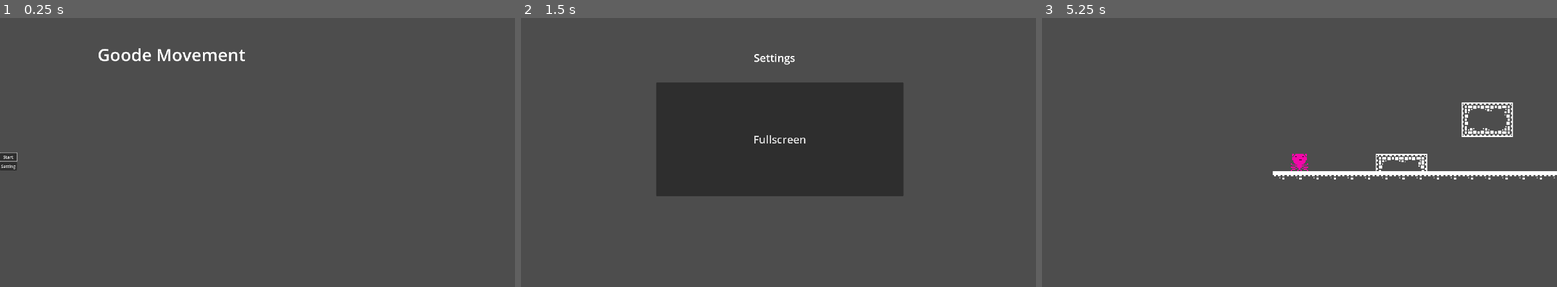
Above: before the commit, frames 1-3 (left to right).
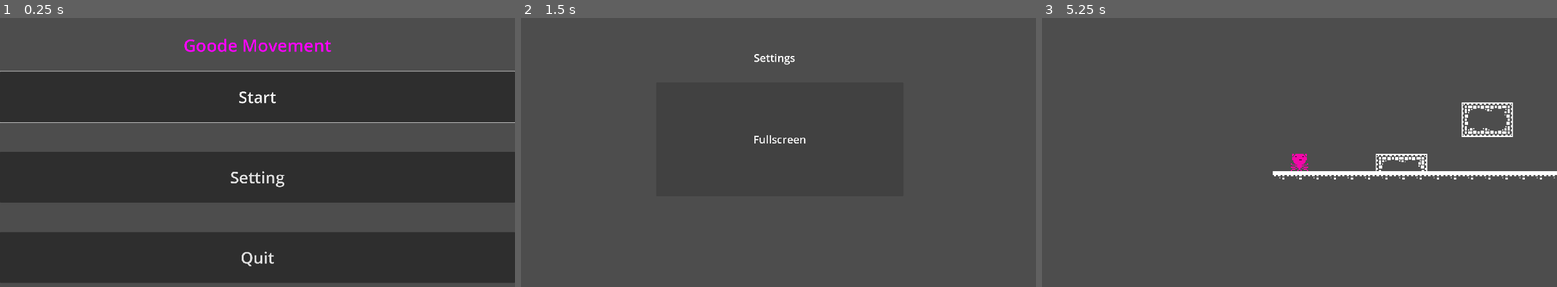
Above: after the commit, the same moments.

Repository: Allophycocyanin/GoodeMovement
Game: Godot game, scene res://main_menu.tscn
The game is run twice, just before and just after one commit, with the same random seed, the same clock (stepped at 60 frames per second) and the same inputs.
Inputs:
- Up to frame 1 (0.25 s): no input
- Up to frame 2 (1.5 s): click "Setting" at 0.5 s; tap Enter at 1.25 s; hold D (move_right) from 1.28 s (still down); tap Shift (sprint) at 1.35 s
- Up to frame 3 (5.25 s): tap Space (jump) at 1.52, 2, 2.27, 3.5, 3.77, 4.52 s; tap Shift (sprint) every 0.75 s from 2.1 to 4.35 s; tap Enter at 2.75, 4.25 s; release D (move_right) at 2.78 s; hold A (move_left) 2.78-3.53 s; hold D (move_right) 3.53-5 s; tap Escape (return_to_main_menu) at 4.9 s; click "Start" at 5 s

The runs differ from the first frame. In frame 1, 58% of the frame differs, in the area x 0-100%, y 7-99%; in frame 2, less than 0.1%; in frame 3, nothing differs.

Commit message:
Menu upgrade

Diff:
--- a/main_menu.gd
+++ b/main_menu.gd
@@ -4,7 +4,7 @@
 # Called when the node enters the scene tree for the first time.
 func _ready():
 	print('Main Menu Ready')
-	$Options/StartButton.grab_focus()
+	$StartButton.grab_focus()
 
 
 # Called every frame. 'delta' is the elapsed time since the previous frame.
@@ -19,3 +19,7 @@
 
 func _on_settings_button_pressed():
 	get_tree().change_scene_to_file('res://settings.tscn')
+
+
+func _on_quit_button_pressed():
+	get_tree().quit()
--- a/main_menu.tscn
+++ b/main_menu.tscn
@@ -4,40 +4,41 @@
 
 [sub_resource type="LabelSettings" id="LabelSettings_rierb"]
 font_size = 64
+font_color = Color(1, 0, 1, 1)
 
 [node name="MainMenu" type="Node2D"]
 script = ExtResource("1_rekwt")
 
 [node name="TitleLabel" type="Label" parent="."]
-offset_top = 70.0
-offset_right = 1280.0
+offset_right = 1920.0
 offset_bottom = 203.0
 text = "Goode Movement"
 label_settings = SubResource("LabelSettings_rierb")
 horizontal_alignment = 1
 vertical_alignment = 1
 
-[node name="Options" type="VFlowContainer" parent="."]
-anchors_preset = 8
-anchor_left = 0.5
-anchor_top = 0.5
-anchor_right = 0.5
-anchor_bottom = 0.5
-offset_top = -6.0
+[node name="StartButton" type="Button" parent="."]
+offset_top = 200.0
 offset_right = 1920.0
-offset_bottom = 1080.0
-grow_horizontal = 2
-grow_vertical = 2
-alignment = 1
-
-[node name="StartButton" type="Button" parent="Options"]
-layout_mode = 2
+offset_bottom = 390.0
+theme_override_font_sizes/font_size = 60
 text = "Start"
 
-[node name="SettingsButton" type="Button" parent="Options"]
-layout_mode = 2
+[node name="SettingsButton" type="Button" parent="."]
+offset_top = 500.0
+offset_right = 1920.0
+offset_bottom = 690.0
+theme_override_font_sizes/font_size = 60
 text = "Setting
 "
 
-[connection signal="pressed" from="Options/StartButton" to="." method="_on_start_button_pressed"]
-[connection signal="pressed" from="Options/SettingsButton" to="." method="_on_settings_button_pressed"]
+[node name="QuitButton" type="Button" parent="."]
+offset_top = 800.0
+offset_right = 1920.0
+offset_bottom = 990.0
+theme_override_font_sizes/font_size = 60
+text = "Quit"
+
+[connection signal="pressed" from="StartButton" to="." method="_on_start_button_pressed"]
+[connection signal="pressed" from="SettingsButton" to="." method="_on_settings_button_pressed"]
+[connection signal="pressed" from="QuitButton" to="." method="_on_quit_button_pressed"]
